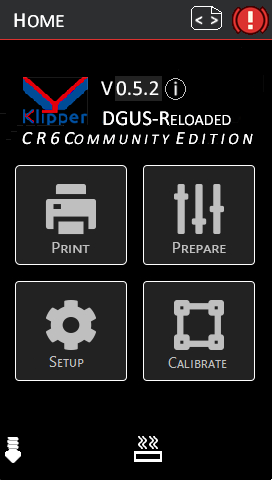
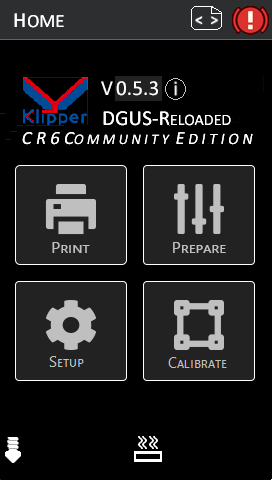
Layers edited between the first and the second 272 × 480 image:
renamed "0.5.2" to "0.5.3", painted on it over [149,81,159,96]
